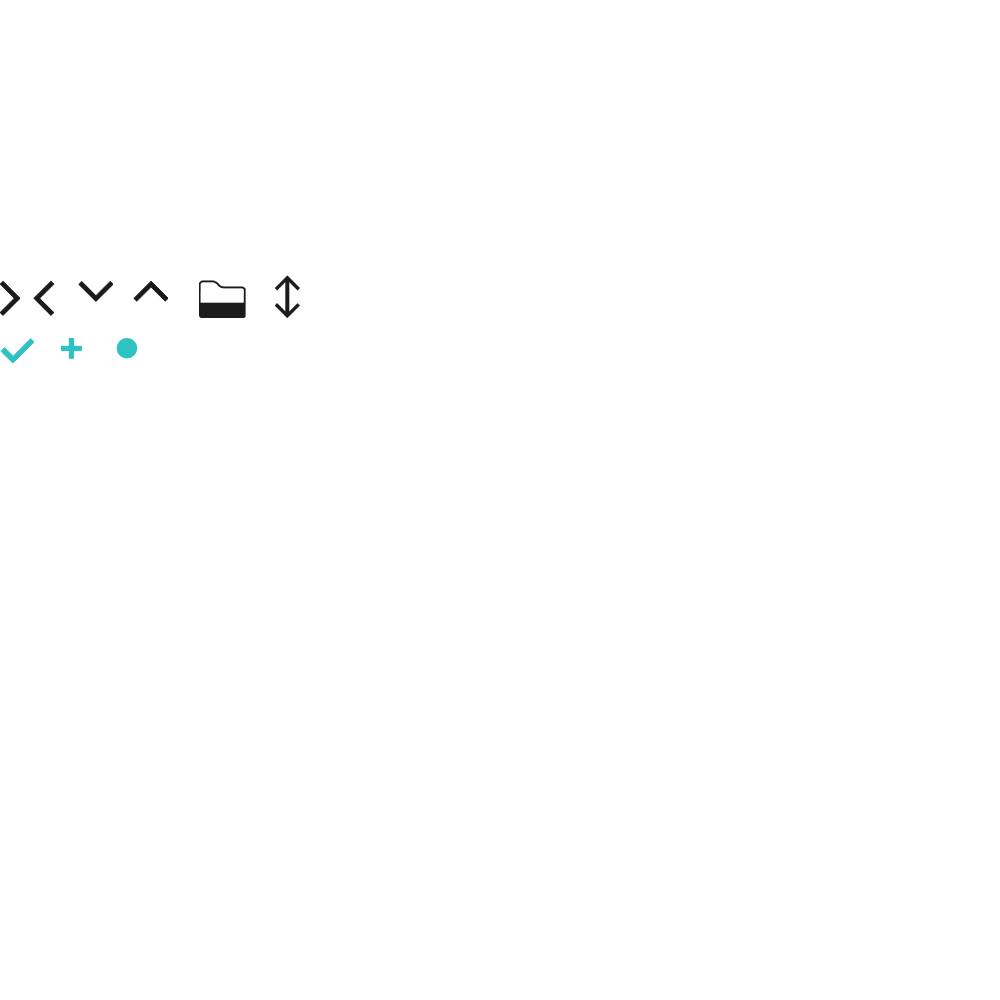
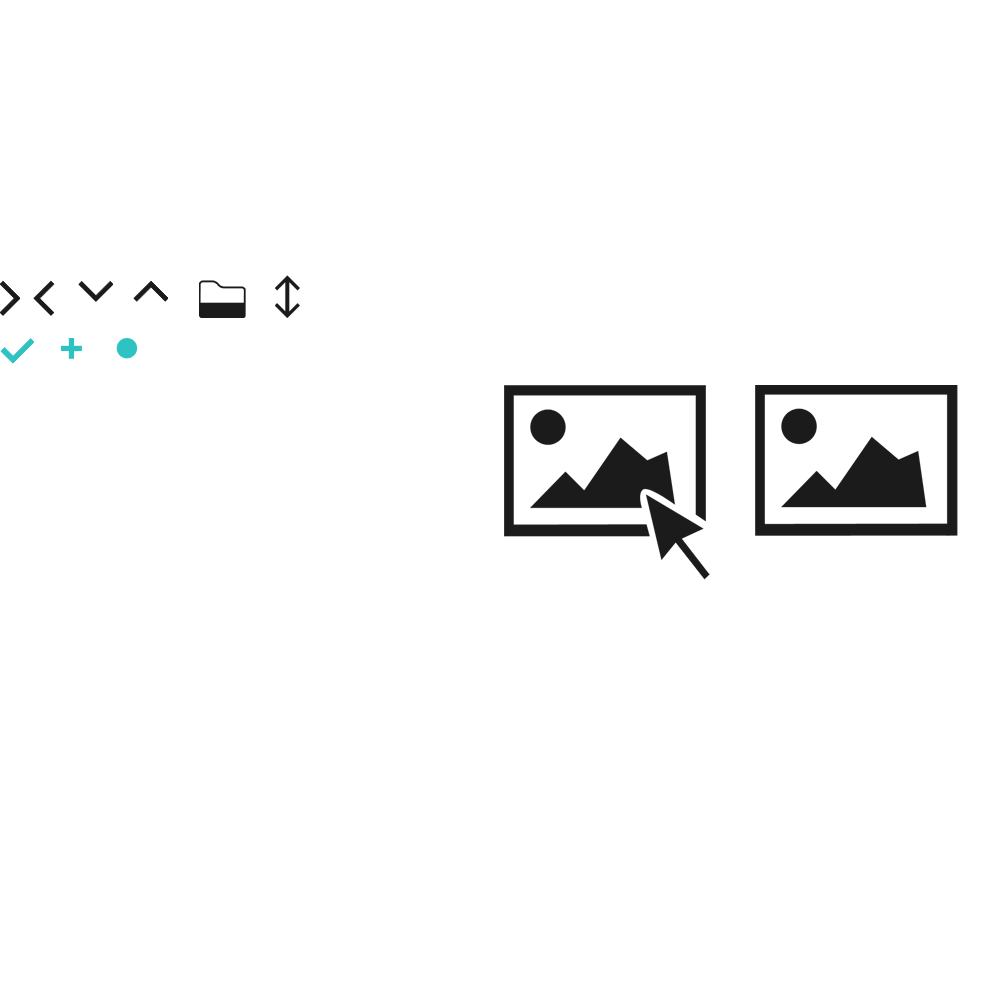
Before/after of a w=1000, h=1000 layered artwork. What changed in the layer stack:
added layer "Layer 8 copy 2" in group "black" over [755,385,958,536]
added layer "Layer 8 copy" in group "black" over [504,385,710,580]
